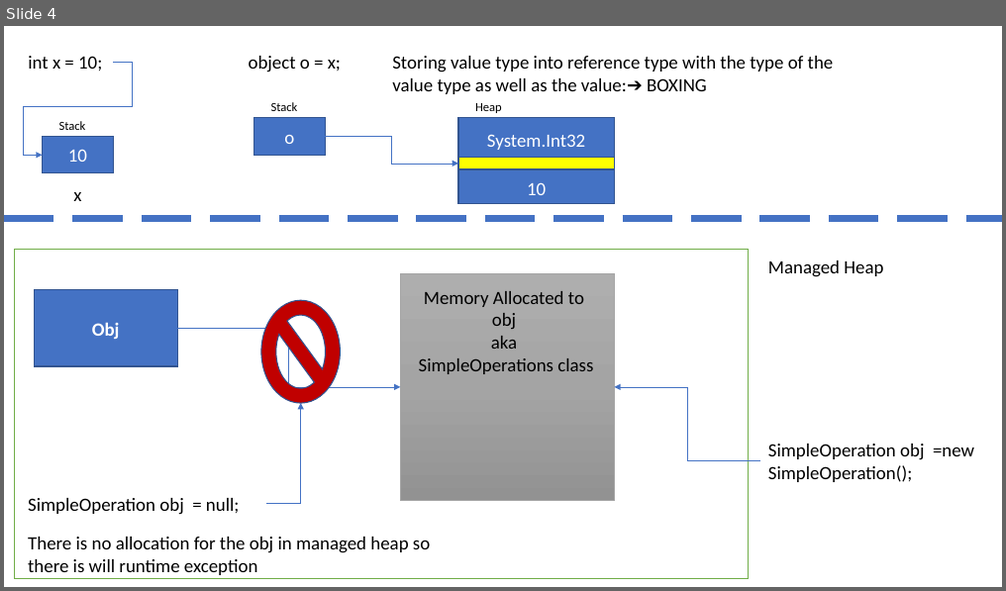
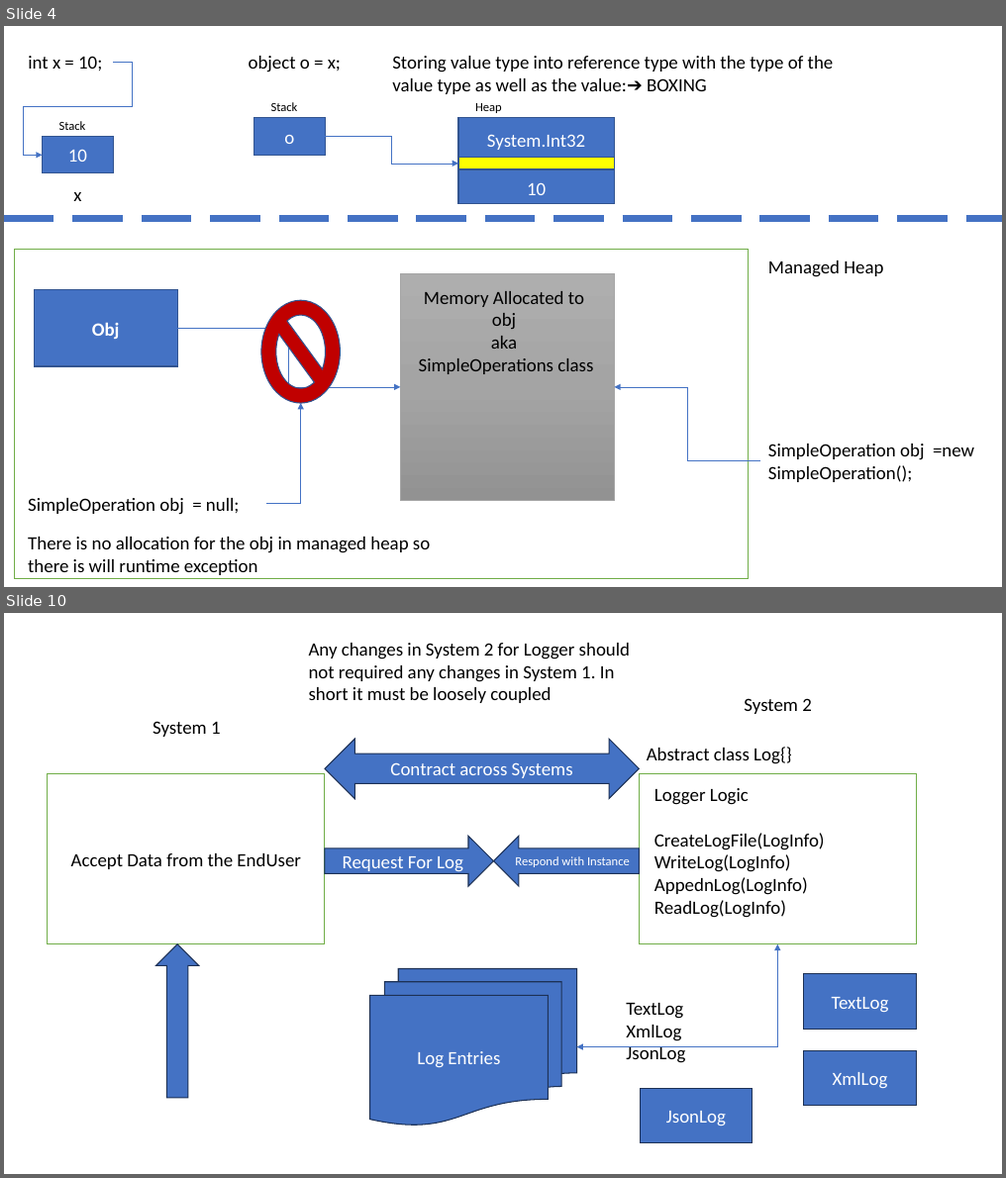
Before and after one commit to maheshsabnis/NetAppsNice, a slide deck: ppts.pptx. Shown one above the other, each under a label of ours: slide 4 before the commit, slides 4 and 10 after it; the slides between them are not shown. The pictures are 1006x591 and 1006x1178 pixels, drawn with LibreOffice and Linux fonts; fonts in the diff are those of the drawing. Boxes give left, top, right and bottom in pixels: in the first picture for what was removed or moved away, otherwise in the second. Text is boxed around its words. In the diff, an @@ line names an element or a change of style, - is before the commit and + after.

```diff
--- a/ppts.pptx
+++ b/ppts.pptx
@@ slide 10 added at box(4, 613, 1002, 1174), background #FFFFFF @@
@@ text added at box(309, 643, 630, 703), 18 pt, text #000000 @@
+Any changes in System 2 for Logger should not required any changes in System 1. In short it must be loosely coupled
@@ text added at box(744, 698, 812, 714), 18 pt, text #000000 @@
+System 2
@@ text added at box(152, 721, 221, 737), 18 pt, text #000000 @@
+System 1
@@ left right arrow added at box(325, 739, 640, 799), fill #4472C4, outline #1E3256 1 pt, 18 pt, text #FFFFFF @@
+Contract across Systems
@@ text added at box(647, 747, 792, 764), 18 pt, text #000000 @@
+Abstract class Log{}
@@ rectangle added at box(48, 774, 325, 945), fill #FFFFFF, outline #70AD47 1 pt, 18 pt, text #000000 @@
+Accept Data from the EndUser
@@ rectangle added at box(639, 774, 916, 945), fill #FFFFFF, outline #70AD47 1 pt @@
@@ text added at box(654, 788, 825, 918), 18 pt, text #000000 @@
+Logger Logic
+CreateLogFile(LogInfo)
+WriteLog(LogInfo)
+AppednLog(LogInfo)
+ReadLog(LogInfo)
@@ right arrow added at box(325, 836, 494, 886), fill #4472C4, outline #1E3256 1 pt, 18 pt, text #FFFFFF @@
+Request For Log
@@ left arrow added at box(494, 836, 639, 886), fill #4472C4, outline #1E3256 1 pt, 12 pt, text #FFFFFF @@
+Respond with Instance
@@ up arrow added at box(156, 945, 199, 1098), fill #4472C4, outline #1E3256 1 pt @@
@@ elbow double arrow added from (778, 945) to (576, 1048), #4472C4 0.5 pt @@
@@ flow chart multidocument added at box(370, 969, 577, 1126), fill #4472C4, outline #1E3256 1 pt, 18 pt, text #FFFFFF @@
+Log Entries
@@ rectangle added at box(804, 974, 916, 1029), fill #4472C4, outline #1E3256 1 pt, 18 pt, text #FFFFFF @@
+TextLog
@@ text added at box(626, 1003, 685, 1063), 18 pt, text #000000 @@
+TextLog
+XmlLog
+JsonLog
@@ rectangle added at box(804, 1051, 916, 1106), fill #4472C4, outline #1E3256 1 pt, 18 pt, text #FFFFFF @@
+XmlLog
@@ rectangle added at box(640, 1088, 751, 1143), fill #4472C4, outline #1E3256 1 pt, 18 pt, text #FFFFFF @@
+JsonLog
```
Also in this commit, not shown: 5 other slides added, 24 other files.
